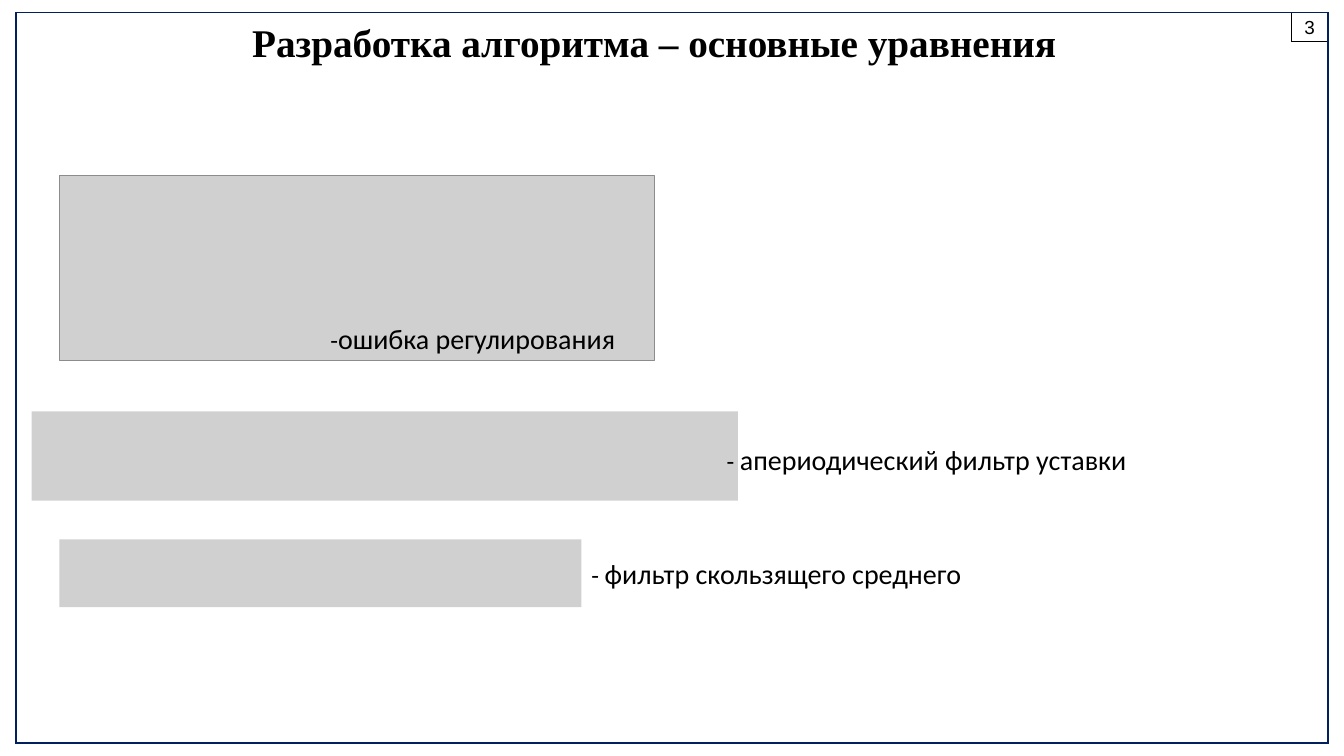
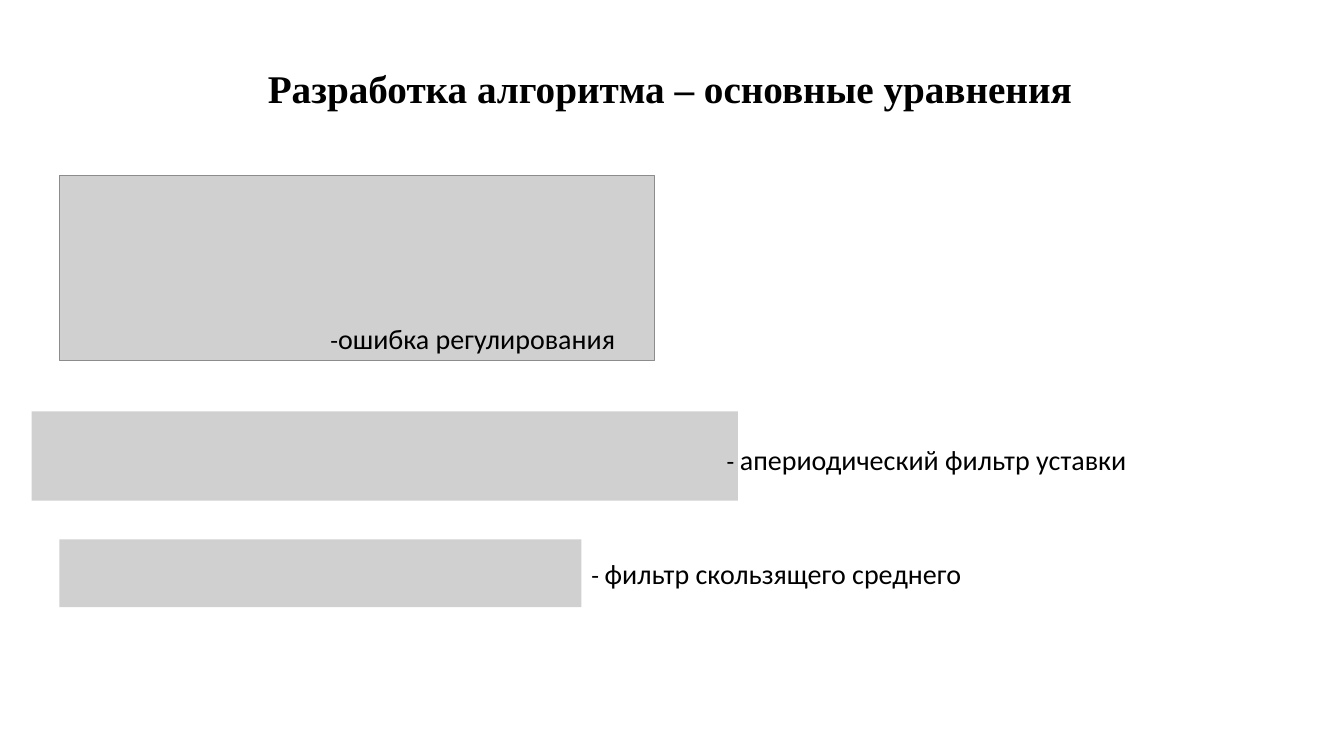
Before and after one commit to PavelKorokev/PavelKorolevDiplom, a slide deck: slide 3 of Презентация1.pptx. Drawn at 1344x756 pixels with LibreOffice and Linux fonts; fonts in the diff are those of the drawing; grey boxes stand for pictures. Boxes give left, top, right and bottom in pixels: in the first picture for what was removed or moved away, otherwise in the second. Text is boxed around its words. In the diff, an @@ line names an element or a change of style, - is before the commit and + after.

```diff
--- a/Презентация1.pptx
+++ b/Презентация1.pptx
@@ rectangle removed at box(16, 13, 1329, 744) @@
@@ rectangle removed at box(1293, 12, 1328, 42) @@
-3
@@ text "Разработка алгоритма – основные уравнения": place and size @@
-text "Разработка алгоритма – основные уравнения" at box(252, 29, 1056, 64)
+text "Разработка алгоритма – основные уравнения" at box(268, 75, 1072, 110)
```
Also in this commit, not shown: 8 other files.
